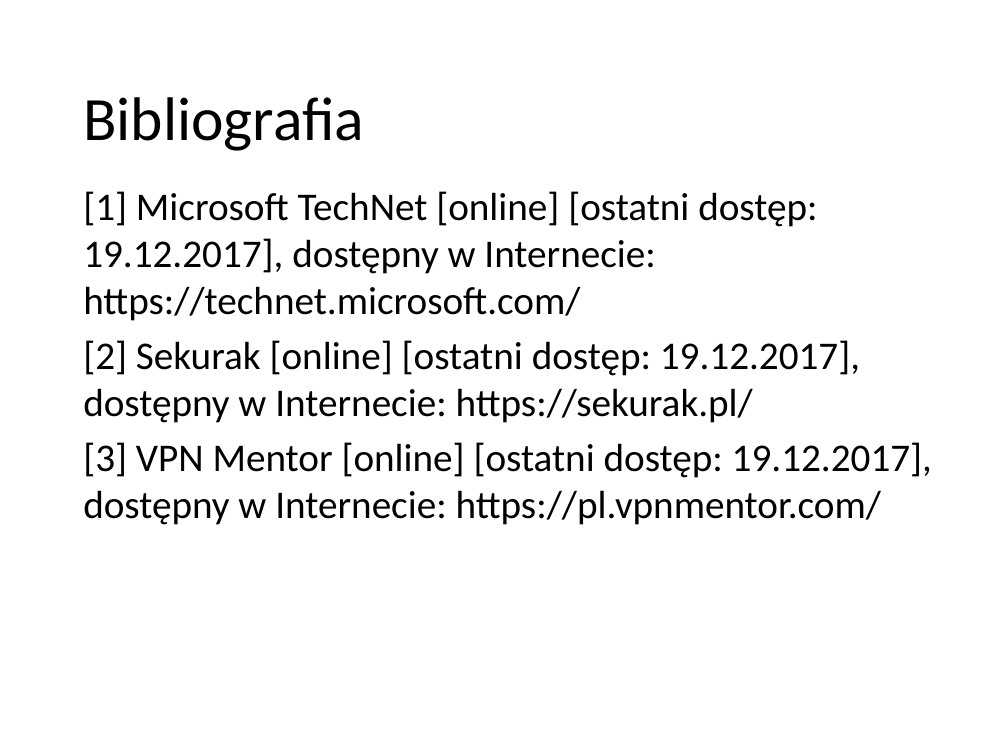
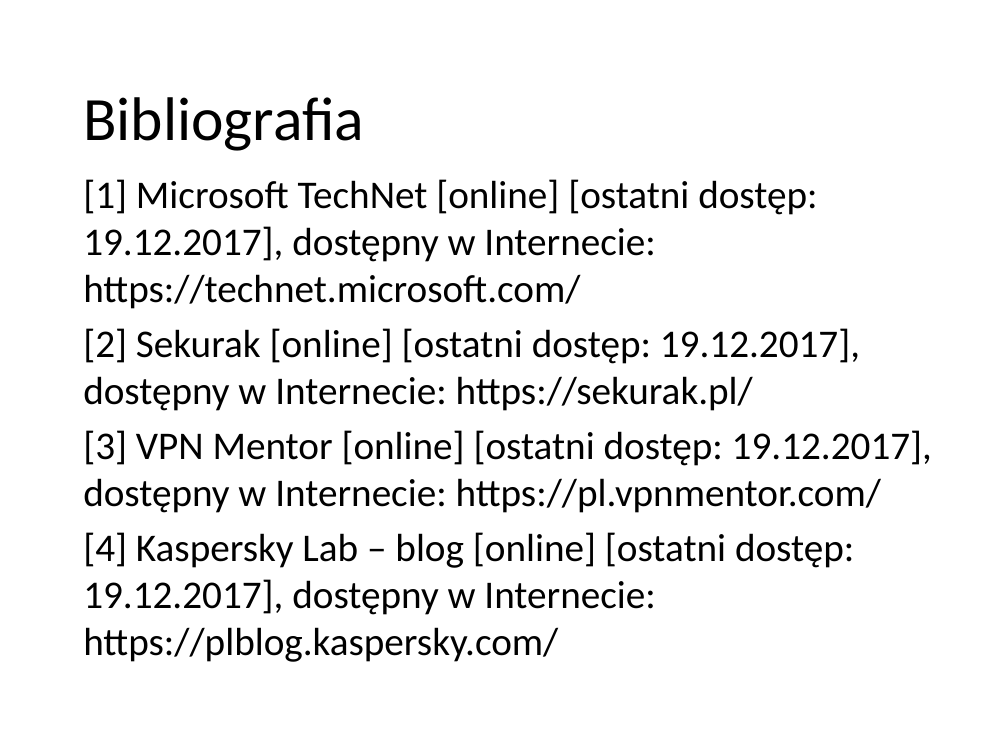
Before and after one commit to pwr227078/Reports, a slide deck: slide 18 of VPN/VPN.pptx. Drawn at 1008x756 pixels with LibreOffice and Linux fonts; fonts in the diff are those of the drawing; background and template pictures are left out. Boxes give left, top, right and bottom in pixels: in the first picture for what was removed or moved away, otherwise in the second. Text is boxed around its words. In the diff, an @@ line names an element or a change of style, - is before the commit and + after.

```diff
--- a/VPN/VPN.pptx
+++ b/VPN/VPN.pptx
@@ text "[1] Microsoft TechNet [online] [ostatni ...": place and size @@
-text "[1] Microsoft TechNet [online] [ostatni ..." at [83, 191, 932, 525]
+text "[1] Microsoft TechNet [online] [ostatni ..." at [83, 179, 932, 662]
@@ text at [83, 532, 854, 662]: paragraph added @@
+[4] Kaspersky Lab – blog [online] [ostatni dostęp: 19.12.2017], dostępny w Internecie: https://plblog.kaspersky.com/
```
Also in this commit, not shown: 10 other slides changed, 1 slide added, 1 slide removed.
